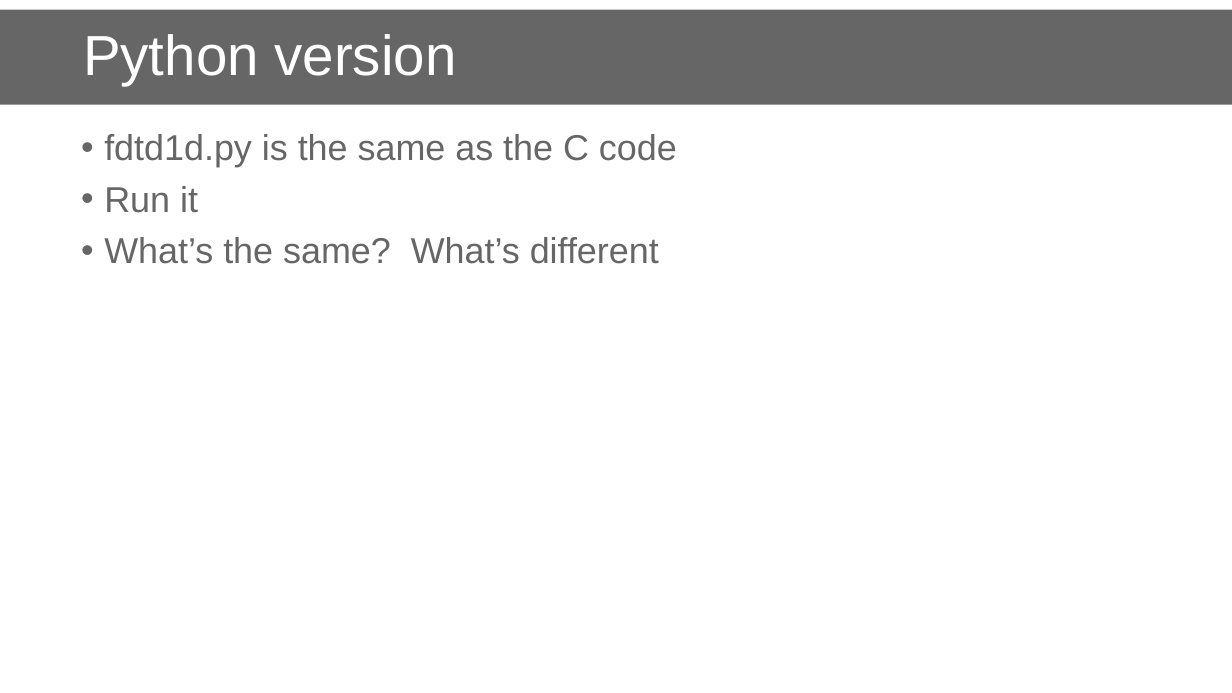
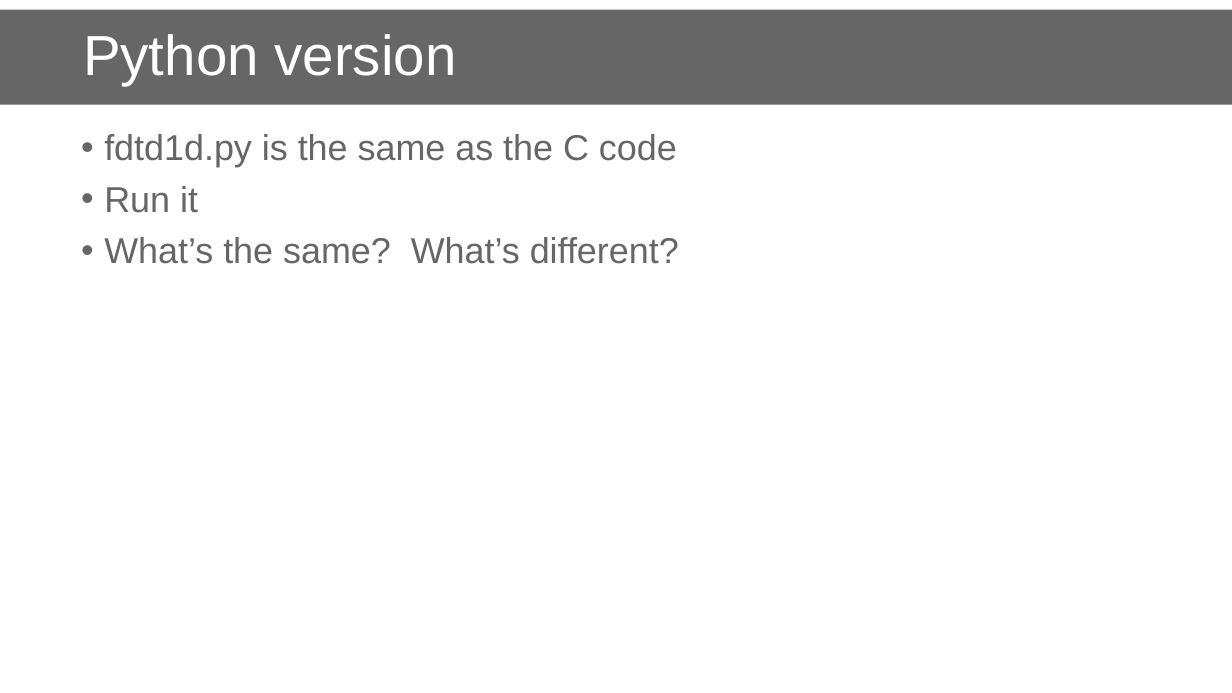
Before and after one commit to danielskatz/repro-fdtd1d, a slide deck: slide 20 of comp-repro.pptx. Drawn at 1232x693 pixels with LibreOffice and Linux fonts; fonts in the diff are those of the drawing; background and template pictures are left out. Boxes give left, top, right and bottom in pixels: in the first picture for what was removed or moved away, otherwise in the second. Text is boxed around its words. In the diff, an @@ line names an element or a change of style, - is before the commit and + after.

Commit message:
more on slides

```diff
--- a/comp-repro.pptx
+++ b/comp-repro.pptx
@@ text at <box>104,237,679,264</box>: text changed @@
-• What’s the same? What’s different
+• What’s the same? What’s different?
```
Also in this commit, not shown: 1 slide added.
